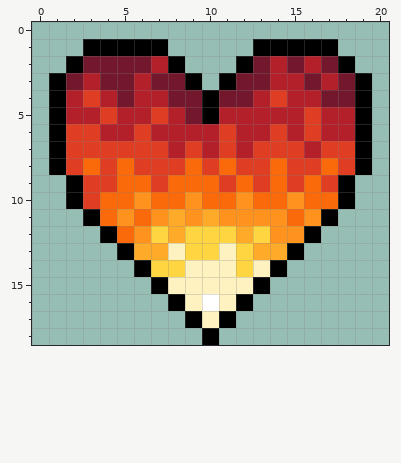
Pixel-art sprite: src/assets/life_full.png. The first picture shows the starting point.
The file is 27x26 pixels. The old version is drawn lined up with the new one, on the new canvas.
And afterwards:
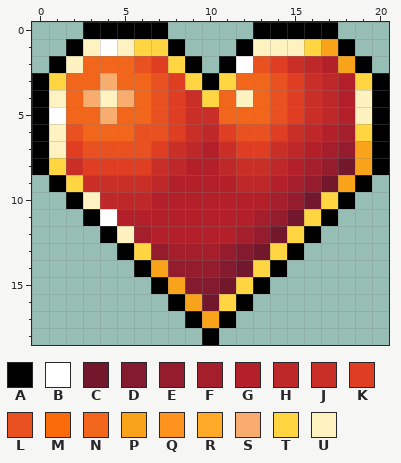
Palette (. is transparent): A #000000  B #ffffff  C #73172d  D #841a2d  E #941c2c  F #a41e2b  G #b4202a  H #bf2829  J #ca2f27  K #df3e23  L #e95220  M #fa6a0a  N #f2661c  P #f9a31b  Q #ff931e  R #ffab29  S #f8ad6e  T #ffd541  U #fef3c0
What changed:
canvas 27x26 -> 21x19, the old top-left corner now at -3,-3 (the part of the old canvas that was cut away was empty and is not shown)
Changed rows in their new state; - is an unchanged pixel.
first column x 0:
 0 ---AAAAA-----AAAAA---
 1 --AUBUTTA---AUUUTPA--
 2 -AUNNNLKTA-ABLKJHGPA-
 3 ATNNSNNLKTATNNLKJHGTA
 4 AUNSUSNLKJTNUNLKJHGUA
 5 ABNNSNNLKJJNNNLKJH-UA
 6 AULNNNLLKJH-LL-JH-FTA
 7 AU-LLLL-JH-JK-JH-FEPA
 8 ATJK-K-JHGGHJJHGFECPA
 9 -ATJJJJHGGGGHHGFECPA-
10 ---UHHHGGGGGGGFECT---
11 ----BGGGGGGGGFECT----
12 -----UFGGGGGFECT-----
13 ------TEFFFEDCT------
14 -------PEEEDCT-------
15 --------PDDCT--------
16 ---------PCT---------
17 ----------P----------
